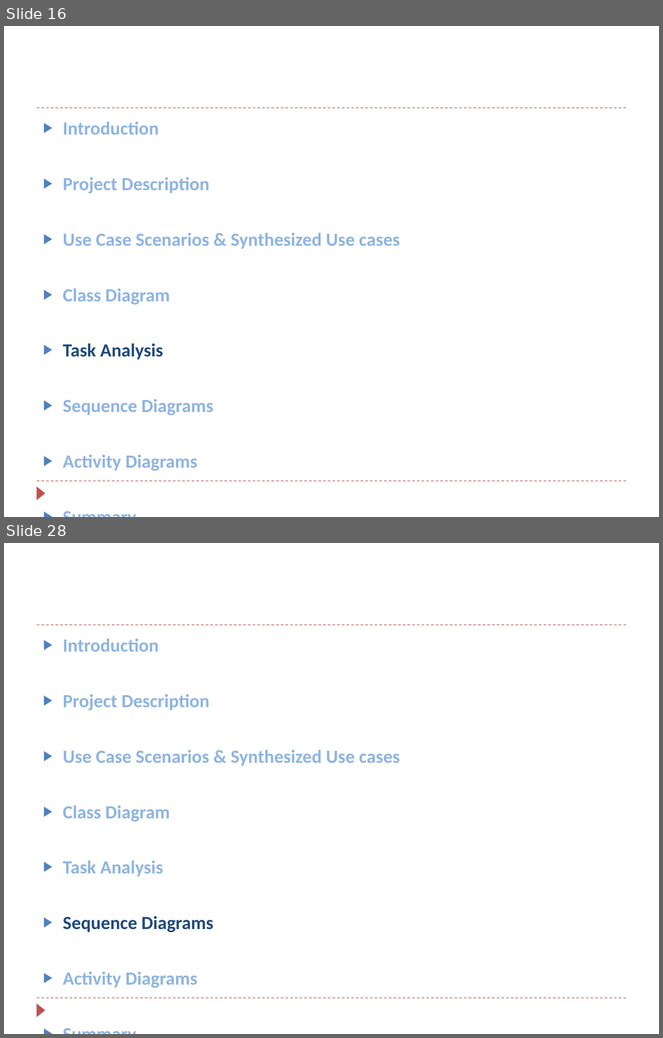
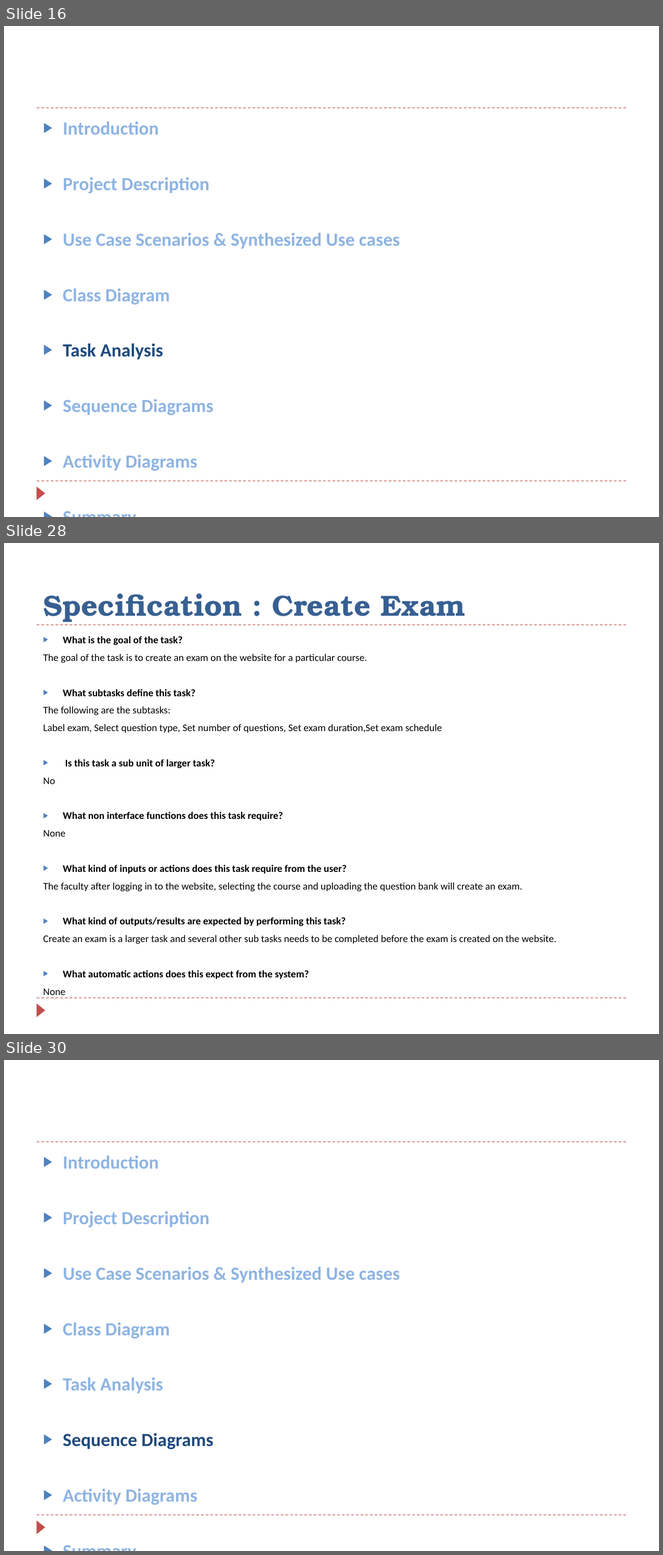
Before and after one commit to karthikpalakurthi/Online-Examination, a slide deck: MidTerm-Ppt.pptx. Shown one above the other, each under a label of ours: slides 16 and 28 before the commit, slides 16, 28 and 30 after it; the slides between them are not shown. The pictures are 663x1038 and 663x1555 pixels, drawn with LibreOffice and Linux fonts; fonts in the diff are those of the drawing. Boxes give left, top, right and bottom in pixels: in the first picture for what was removed or moved away, otherwise in the second. Text is boxed around its words. In the diff, an @@ line names an element or a change of style, - is before the commit and + after.

```diff
--- a/MidTerm-Ppt.pptx
+++ b/MidTerm-Ppt.pptx
@@ slide 28 added at (x1=4, y1=543, x2=659, y2=1034), background #FFFFFF; not listed: 3 template elements that a slide beside it also shows @@
@@ title added at (x1=43, y1=593, x2=466, y2=622), 32 pt, text #376092, bold @@
+  Specification : Create Exam
@@ text added at (x1=43, y1=636, x2=557, y2=979), 11.1 pt, text #000000 @@
+▶ What is the goal of the task?
+The goal of the task is to create an exam on the website for a particular course.
+▶ What subtasks define this task?
+The following are the subtasks:
+Label exam, Select question type, Set number of questions, Set exam duration,Set exam schedule
+▶ Is this task a sub unit of larger task?
+No
+▶ What non interface functions does this task require?
+None
+▶ What kind of inputs or actions does this task require from the user?
+The faculty after logging in to the website, selecting the course and uploading the question bank will create an exam.
+▶ What kind of outputs/results are expected by performing this task?
+Create an exam is a larger task and several other sub tasks needs to be completed before the exam is created on the website.
+▶ What automatic actions does this expect from the system?
+None
@@ what was slide 28 is now slide 30 @@
```
Also in this commit, not shown: 4 slides changed, 1 other slide added, 2 other files.
